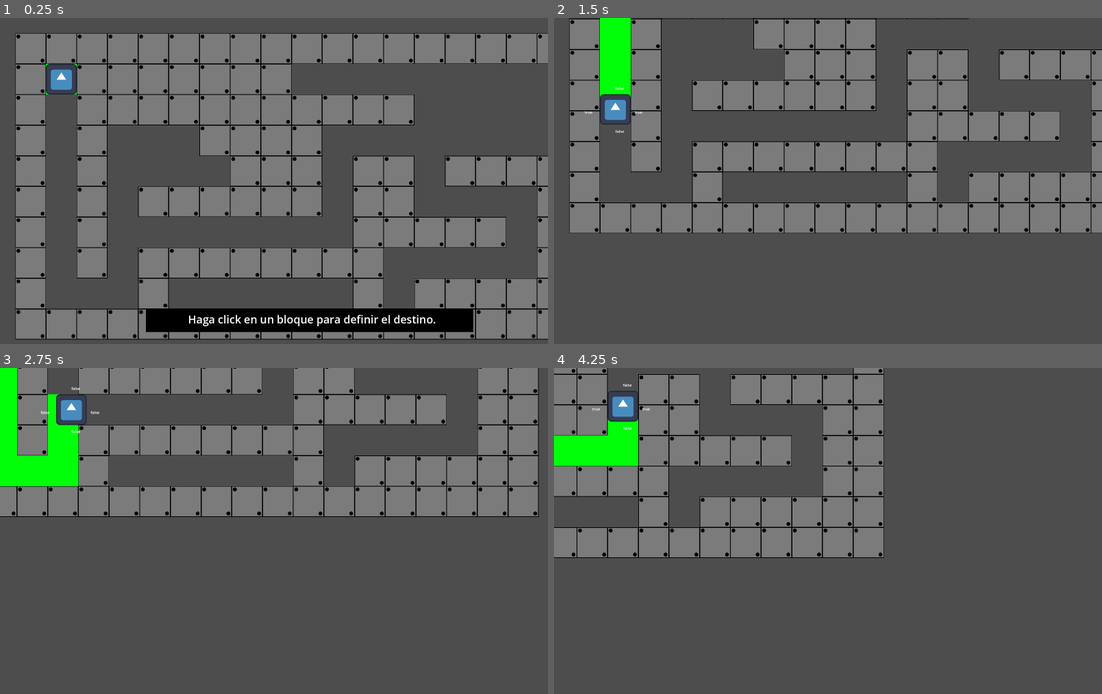
Above: before the commit, frames 1-4 (two rows, left to right).
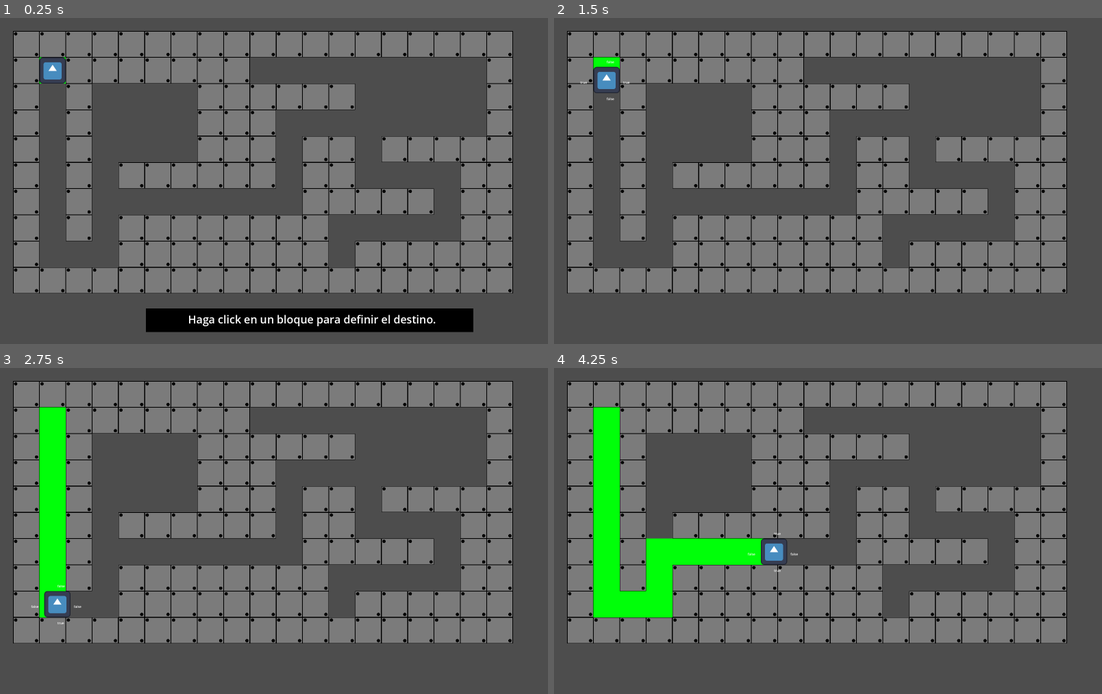
Above: after the commit, the same moments.

Repository: JoseVarelaP/Godot-Labyrinth
Game: Godot game, scene res://laberinto.tscn
Two runs of this game, one before a commit and one after it. Both use one fixed random seed, a clock stepped at 60 frames per second and the inputs below. The engine's default icon, where the game draws it, is replaced by a stand-in: a white triangle on a blue panel in a dark square.
Inputs (mouse positions are in pixels of both pictures, inside the frame that each line leads up to):
- Up to frame 1 (0.25 s): no input
- Up to frame 2 (1.5 s): tap Enter at 0.5 s; move the mouse to (948, 171) at 0.52 s; click (948, 171) at 0.67 s; move the mouse to (718, 207) at 1.27 s; click (718, 207) at 1.42 s
- Up to frame 3 (2.75 s): move the mouse to (328, 462) at 2.02 s; click (328, 462) at 2.17 s
- Up to frame 4 (4.25 s): move the mouse to (800, 605) at 2.77 s; click (800, 605) at 2.92 s; move the mouse to (992, 589) at 3.52 s; click (992, 589) at 3.67 s

The runs differ from the first frame. In frame 1, 45% of the frame differs, in the area x 2-100%, y 3-99%; in frame 2, 49%; in frame 3, 51%, in the area x 0-99%, y 0-85%; in frame 4, 50%.

Commit message:
Arreglado situación con laberinto

Diff:
--- a/Player.gd
+++ b/Player.gd
@@ -14,8 +14,9 @@
 const DEBUG = true
 var expected_goal = null
 var hasReachedGoal = true
+var visitedTilesIndx = -1
 
-var lastVisitedLocations = []
+var lastVisitedLocations = PackedVector2Array([])
 # Mantiene la utilma ubicación que contiene un lugar no explorado.
 var lastPossibleFreeLocation = null
 
@@ -49,7 +50,7 @@
 	var neighborPositions = getAvailableLocations()
 	var sensors = getSensorStatus()
 	for i in range(len(neighborPositions)):
-		if not neighborPositions[i] and not sensors[i]:
+		if not neighborPositions[i]:
 			return true
 
 	return false
@@ -77,9 +78,6 @@
 	var colisionData = ColisionMap.get_cell_atlas_coords(0, pos) as Vector2i
 
 	if data:
-		#if debugInfo:
-			#print( data, colisionData )
-
 		return data == Vector2i(1,0)
 
 	return false
@@ -94,16 +92,13 @@
 func MoveToNewLocation(delta : float, newposition : Vector2i):
 	destination = newposition
 	var GlobalNewPosition = tilePositionToGlobal(newposition)
-	# print( global_position, GlobalNewPosition )
 	global_position = global_position.move_toward(GlobalNewPosition, delta*SPEED )
 
 func DetermineNewDestination():
 	var current_position = getTilePosition()
 
-	#print("\n")
 	# Si estamos actualmente en un bloque ya visitado, encuentra una manera de salir de ahi.
 	if currentTileHasBeenVisited(current_position):
-		# print("already visited")
 		if not wasTileAlreadyExplored(current_position, Vector2i(0,1), true) and not $SensorAbajo.is_colliding():
 			current_position.y += 1
 			return current_position
@@ -116,7 +111,7 @@
 		if not wasTileAlreadyExplored(current_position, Vector2i(-1,0), true) and not $SensorIzquierda.is_colliding():
 			current_position.x -= 1
 			return current_position
-
+	"""
 	# If we reached here, we need to go back.
 	if (wasTileAlreadyExplored(current_position, Vector2i(0,-1))):
 		if $SensorArriba.is_colliding():
@@ -141,6 +136,7 @@
 			return null
 		current_position.y += 1
 		return current_position
+	"""
 	return null
 
 func _process(delta):
@@ -170,20 +166,24 @@
 			if hasAnyPossibleLocations():
 				lastPossibleFreeLocation = newposition
 
-			if not lastVisitedLocations.has(destination):
-				lastVisitedLocations.append( destination )
-
 			if destination == expected_goal:
 				hasReachedGoal = true
 				ReachedGoal.emit()
 
 			destination = null
-			# print( hasAnyPossibleLocations() )
-		return
+
+			if lastVisitedLocations.has(newposition):
+				return
+
+			print(newposition)
+			lastVisitedLocations.append( newposition )
+			visitedTilesIndx += 1
 	else:
 		var newLocation = DetermineNewDestination()
 		if newLocation:
 			MoveToNewLocation(delta, newLocation)
 		else:
-			# Hay que volver.
-			MoveToNewLocation(delta, lastPossibleFreeLocation)
+			visitedTilesIndx -= 1
+			MoveToNewLocation(delta,  lastVisitedLocations[visitedTilesIndx] )
+			# Quita el elemento de la lista, hay que volver.
+			lastVisitedLocations.remove_at(visitedTilesIndx+1)
--- a/laberinto.gd
+++ b/laberinto.gd
@@ -9,6 +9,10 @@
 func getGlobalTilePosition(given_pos):
 	var pos = $Exploracion.local_to_map( given_pos ) as Vector2i
 	return pos
+
+func isValidBlock(cursorTilePos):
+	var data = $TileMap.get_cell_atlas_coords(0, cursorTilePos) as Vector2i
+	return data == Vector2i(0,0)
 
 func MarkCellIfPassed():
 	var cell = getTilePosition()
@@ -37,8 +41,11 @@
 
 func _input(ev):
 	if ev is InputEventMouseButton and ev.button_index == MOUSE_BUTTON_LEFT:
+		var position_cursor = getGlobalTilePosition(get_global_mouse_position())
+		if not isValidBlock( position_cursor ):
+			return
 		$GuiInformation.set_visible(false)
-		$Personaje.setExpectedGoal( getGlobalTilePosition(get_global_mouse_position()) )
+		$Personaje.setExpectedGoal( position_cursor )
 		#print("click")
 
 func _on_personaje_touched_tile(given_collision : Vector2i):
--- a/laberinto.tscn
+++ b/laberinto.tscn
@@ -75,7 +75,14 @@
 tile_set = SubResource("TileSet_kmov1")
 format = 2
 layer_0/name = "Objetos"
-layer_0/tile_data = PackedInt32Array(0, 0, 0, 65536, 0, 0, 1 …(735 unchanged characters)…  0, 0, 327688, 0, 0, 327689, 0, 0, 131075, 0, 0, 131076, 0, 0, 131077, 0, 0, 131078, 0, 0, 131079, 0, 0, 65539, 0, 0, 65540, 0, 0, 65541, 0, 0, 65542, 0, 0, 65543, 0, 0, 65544, 0, 0, 131080, 0, 0, 196616, 0, 0, 262152, 0, 0, 196614, 0, 0, 196615, 0, 0, 262151, 0, 0, 458761, 0, 0, 458760, 0, 0, 458759, 0, 0, 458758, 0, 0, 458757, 0, 0, 458756, 0, 0, 524292, 0, 0, 458754, 0, 0, 196608, 0, 0, 262146, 0, 0, 327682, 0, 0, 458762, 0, 0, 458763, 0, 0, 393227, 0, 0, 327691, 0, 0, 262155, 0, 0, 262153, 0, 0, 196617, 0, 0, 131081, 0, 0, 131082, 0, 0, 131083, 0, 0, 131084, 0, 0, 262158, 0, 0, 262156, 0, 0, 327692, 0, 0, 393228, 0, 0, 393230, 0, 0, 393229, 0, 0, 393231, 0, 0, 262159, 0, 0, 262160, 0, 0, 262161, 0, 0, 393233, 0, 0, 458769, 0, 0, 524305, 0, 0, 524304, 0, 0, 524303, 0, 0, 524302, 0, 0, 524301, 0, 0, 524299, 0, 0, 327697, 0, 0)
+layer_0/tile_data = PackedInt32Array(0, 0, 0, 65536, 0, 0, 1 …(735 unchanged characters)…  0, 0, 327688, 0, 0, 327689, 0, 0, 131079, 0, 0, 65539, 0, 0, 65540, 0, 0, 65541, 0, 0, 65542, 0, 0, 65543, 0, 0, 65544, 0, 0, 131080, 0, 0, 196616, 0, 0, 262152, 0, 0, 196615, 0, 0, 262151, 0, 0, 458761, 0, 0, 458760, 0, 0, 458759, 0, 0, 458758, 0, 0, 458757, 0, 0, 458756, 0, 0, 524292, 0, 0, 458754, 0, 0, 196608, 0, 0, 262146, 0, 0, 327682, 0, 0, 458762, 0, 0, 458763, 0, 0, 393227, 0, 0, 327691, 0, 0, 262155, 0, 0, 262153, 0, 0, 196617, 0, 0, 131081, 0, 0, 131082, 0, 0, 131083, 0, 0, 131084, 0, 0, 262158, 0, 0, 262156, 0, 0, 327692, 0, 0, 393228, 0, 0, 393230, 0, 0, 393229, 0, 0, 393231, 0, 0, 262159, 0, 0, 262160, 0, 0, 262161, 0, 0, 393233, 0, 0, 458769, 0, 0, 524305, 0, 0, 524304, 0, 0, 524303, 0, 0, 524302, 0, 0, 524301, 0, 0, 524299, 0, 0, 327697, 0, 0, 524293, 0, 0, 524294, 0, 0, 524295, 0, 0, 524296, 0, 0, 524297, 0, 0, 524298, 0, 0)
+
+[node name="Camera2D" type="Camera2D" parent="."]
+position = Vector2(64, 64)
+offset = Vector2(-256, -256)
+anchor_mode = 0
+zoom = Vector2(0.6, 0.6)
+position_smoothing_enabled = true
 
 [node name="Personaje" type="CharacterBody2D" parent="."]
 position = Vector2(64, 64)
@@ -87,12 +94,6 @@
 
 [node name="Sprite2D" type="Sprite2D" parent="Personaje"]
 texture = ExtResource("2_v0tye")
-
-[node name="Camera2D" type="Camera2D" parent="Personaje"]
-offset = Vector2(-256, -256)
-anchor_mode = 0
-zoom = Vector2(0.7, 0.7)
-position_smoothing_enabled = true
 
 [node name="SensorDerecha" type="RayCast2D" parent="Personaje"]
 target_position = Vector2(64, 0)
--- a/project.godot
+++ b/project.godot
@@ -19,7 +19,6 @@
 
 window/size/viewport_width=1600
 window/size/viewport_height=1000
-window/size/resizable=false
 
 [rendering]
 
